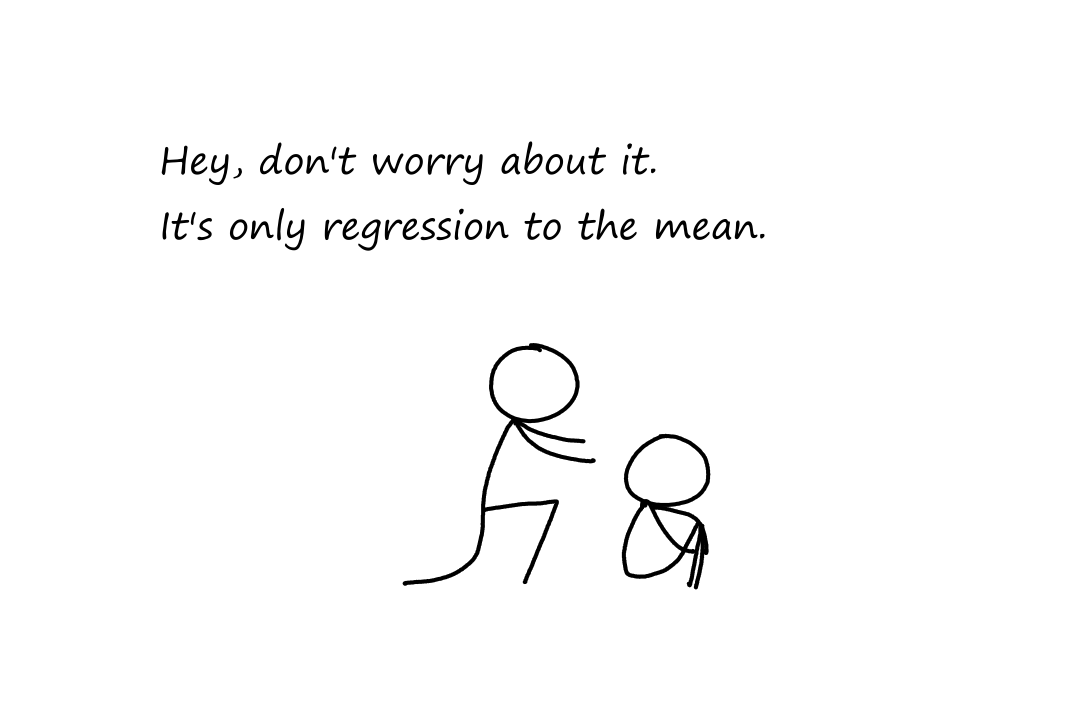
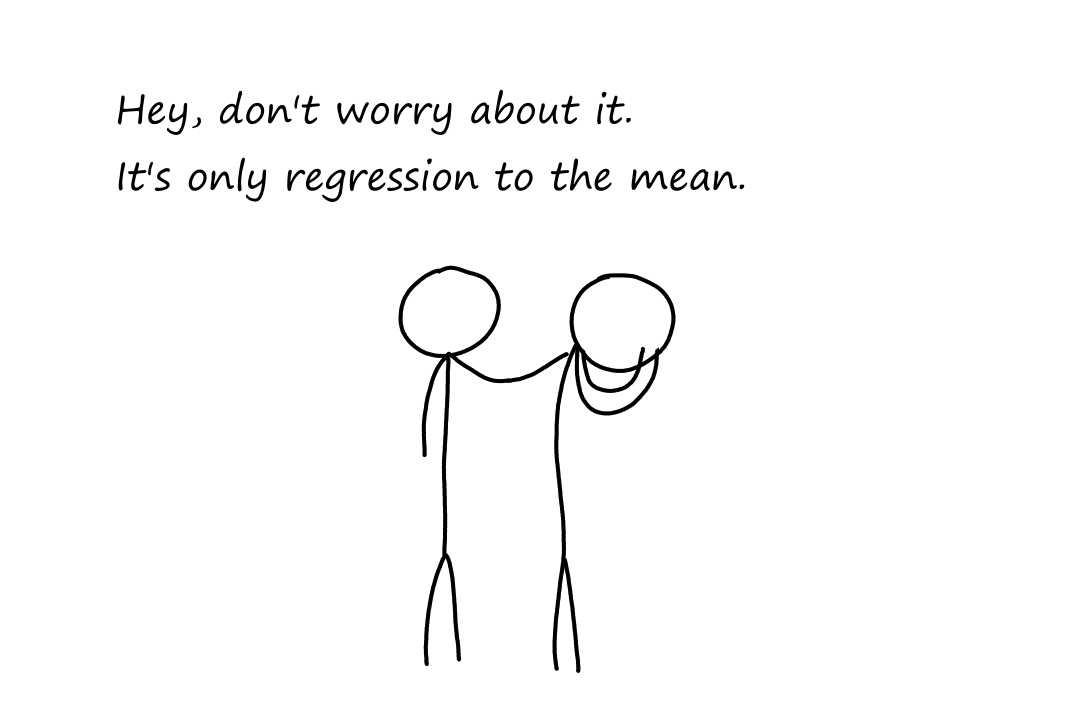
Before/after of a 1080 x 720 layered artwork. What changed in the layer stack:
painted on "Person 2" over [466, 208, 765, 673]
painted on "Person 1" over [118, 146, 629, 673]
